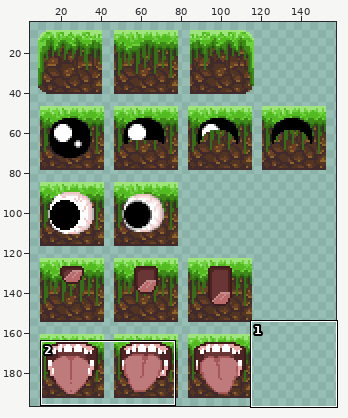
Sprite sheet, stored at Dynamite Kittens/Assets/Sprites/platform1-spritesheet.png. The first picture is a wide view before the edit; the outline marks the close-up.
Close-up. Earlier state:
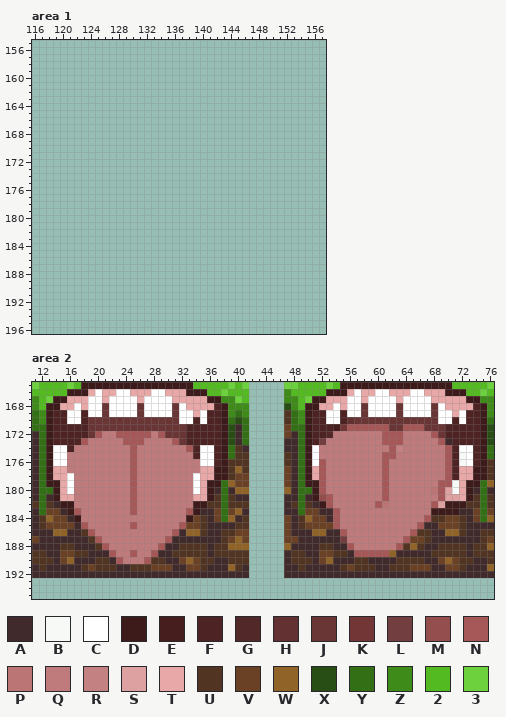
The file is 167x201 pixels. Colours within 5 levels of each other are drawn and written as one. Shown: area 1: x 116..157, y 155..196; area 2: x 11..76, y 165..195. The wide view leaves out empty margins.
Palette (. is transparent): A #402a2b  B #f6f9f5  C #ffffff  D #3d1b1b  E #461e1e  F #4d2323  G #532828  H #633131  J #6a3535  K #733636  L #733e3f  M #944e4e  N #a65757  P #bb7575  Q #bf7b7b  R #c48181  S #dea1a1  T #e8a8a8  U #513522  V #6a4125  W #906328  X #284e15  Y #337015  Z #3f8b1a  2 #53ba21  3 #6dd13d
Pixels before, area 2, first column x 11:
165 3222232DDDDDDDDDDDDDDDD22222323.....33222232DDDDDDDDDDDDDDDD222223
166 22222DDDTCTTCCTTTCCTTTDDD223222.....Z22222DDDTCTTCCTTTCCTTTDDD2232
167 Z23DDTTTCCTCCCCTCCCCTTTTTDDZZ32.....ZZ23DDTTTCCTCCCCTCCCCTTTTTDDZZ
168 Z2DDTTCTCCJCCCCJCCCCJCTTTTFDZZZ.....XZ2DDTTCTCCJCCCCJCCCCJCTTTTFDZ
169 YZDFFCCFCCJCCCCJCCCCJCCTCFFDZYZ.....UYZDFFCCFCCJCCCCJCCCCJCCTCFFDZ
170 YZDFFCCFJJJJJJJJJJJJJCCFCFFDYXY.....UYZDFFCCFHJJJJJJJJJJJJCCFCFFDY
171 YYDFFFFFJJJJJJJJJJJJJJFFFFFDXAY.....VYYDFFFEKNNNNNNJJNNNJJJFFFFFDX
172 AYDFFFFFJNQQNNNNNQNJJJFFFFFDXAY.....VAYDFFGQQQQQQQNNNQQQQNJFFFFFDX
173 AYDFFFFNQQQQQNNNQQQQNJFFFFFDXAY.....AAYDFLQQQQQQQQNNNQQQQQNAFFFFDX
174 AYDCCFQQQQQQQQNQQQQQQQNFCCFDYUA.....AAYDCQQQQQQQQQQNRQQQQQQNFCCFDY
175 AYDCCQQQQQQQQQNQQQQQQQQFCCFDYUU.....UAYDCQQQQQQQQQNNQQQQQQQNFBCFDY
176 AYDCCQQQQQQQQQNQQQQQQQQQCCFDUUU.....UAYDCNQQQQQQQQNQQQQQQQQNFBCFDU
177 AYDTTQQQQQQQQQNQQQQQQQQQTTDDUWU.....VAYDTNQQQQQQQQNQQQQQQQQNFTTDDU
178 AYDTTCQQQQQQQQNQQQQQQQQCTTDDUVV.....VAYDTNQQQQQQQQNQQQQQQQQNFTTDDU
179 AYDDTCQQQQQQQQNQQQQQQQQCTDDYWVV.....VAYDDNQQQQQQQQNQQQQQQQNNBTDDYW
180 AYYDTCQQQQQQQQNQQQQQQQQCTDAYAWW.....WAYYDNQQQQQQQQNQQQQQQPNSBTDAYA
181 AYADTTQQQQQQQQNQQQQQQQQTTDUYUAA.....AAYADMNQQQQQQQNQQQQQQQNSSTDUYU
182 UYUADDQQQQQQQQNQQQQQQQQDDUUYUUU.....AUYUADNQQQQQQNPQQQQQQNSDDDUUYU
183 AYVVADNQQQQQQQNQQQQQQQNDAAVYVWA.....AAYVVAANQQQQQQQQQQQQQDDDDAAVYV
184 AUWVVADQQQQQQQQQQQQQQQDVUAVYWAU.....VAUWVVANQQQQQQQQQQQQNUUVVUAVYW
185 AUVVVVANQQQQQQNQQQQQQNVVUAAAAUU.....VAUVVVVNQQQQQQQQQQQNAAVVVUAAAA
186 AAAWWAAUNQQQQQQQQQQQNAWWUAAUUVV.....VAAAWWAANQQQQQQQQQNUUAAWWUAAUU
187 VAAAAAAAUNQQQQQQQQQNAAAAAAAUVWV.....VVAAAAAALQQQQQQQQNVVUAAAAAAAUV
188 AAAAUUAAAUNQQQQQQQNAAUUUUAUUWWW.....WAAAAUUAANQQQQQQNUWUAAUUUUAUUW
189 UUAAVVUUAAANQQNQQNAAUUUUUAUUUUU.....AUUAAVVUUANNNNNWAAAAAUUUUUAUUU
190 UUUAVWAAAUUANQQQNUUAAVWVUUAAUUU.....AUUUAVWAAAUUAAAAUUUUAAVWVUUAAU
191 AUAAAAAUVUUUAAUUUVVVAAVVUAAAWUA.....AAUAAAAAUVUUUAAUUUVVVAAVVUAAAW
192 AAAAAAAAAAAAAAAAAAAAAAAAAAAAAAA.....AAAAAAAAAAAAAAAAAAAAAAAAAAAAAA
Now the later version:
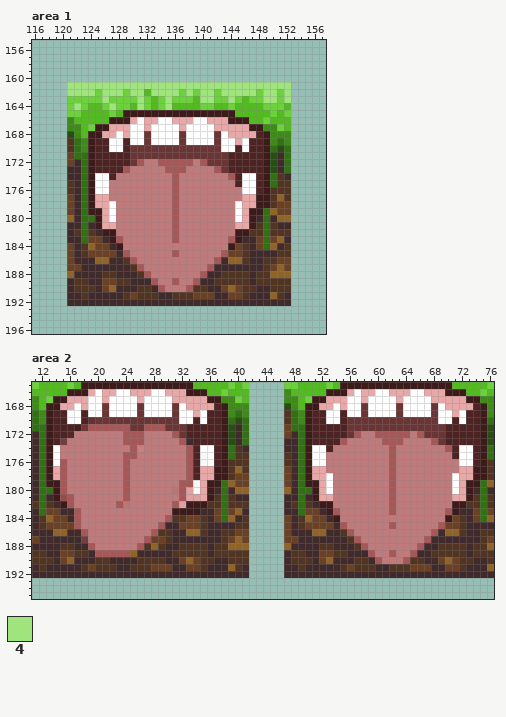
Colours new in this view: 4 #9fe47d
Diff:
Area 1:
y 161: x 121..152 ................................ -> 44444444444444444444444444444444
y 162: x 121..152 ................................ -> 44443444344244443434434444434434
y 163: x 121..152 ................................ -> 33333433334323433324433432334434
y 164: x 121..152 ................................ -> 34322343324323422223322322223332
y 165: x 121..152 ................................ -> 33222232DDDDDDDDDDDDDDDD22222323
y 166: x 121..152 ................................ -> Z22222DDDTCTTCCTTTCCTTTDDD223222
y 167: x 121..152 ................................ -> ZZ23DDTTTCCTCCCCTCCCCTTTTTDDZZ32
y 168: x 121..152 ................................ -> XZ2DDTTCTCCJCCCCJCCCCJCTTTTFDZZZ
y 169: x 121..152 ................................ -> UYZDFFCCFCCJCCCCJCCCCJCCTCFFDZYZ
y 170: x 121..152 ................................ -> UYZDFFCCFJJJJJJJJJJJJJCCFCFFDYXY
y 171: x 121..152 ................................ -> VYYDFFFFFJJJJJJJJJJJJJJFFFFFDXAY
y 172: x 121..152 ................................ -> VAYDFFFFFJNQQNNNNNQNJJJFFFFFDXAY
y 173: x 121..152 ................................ -> AAYDFFFFNQQQQQNNNQQQQNJFFFFFDXAY
y 174: x 121..152 ................................ -> AAYDCCFQQQQQQQQNQQQQQQQNFCCFDYUA
y 175: x 121..152 ................................ -> UAYDCCQQQQQQQQQNQQQQQQQQFCCFDYUU
y 176: x 121..152 ................................ -> UAYDCCQQQQQQQQQNQQQQQQQQQCCFDUUU
y 177: x 121..152 ................................ -> VAYDTTQQQQQQQQQNQQQQQQQQQTTDDUWU
y 178: x 121..152 ................................ -> VAYDTTCQQQQQQQQNQQQQQQQQCTTDDUVV
y 179: x 121..152 ................................ -> VAYDDTCQQQQQQQQNQQQQQQQQCTDDYWVV
y 180: x 121..152 ................................ -> WAYYDTCQQQQQQQQNQQQQQQQQCTDAYAWW
y 181: x 121..152 ................................ -> AAYADTTQQQQQQQQNQQQQQQQQTTDUYUAA
y 182: x 121..152 ................................ -> AUYUADDQQQQQQQQNQQQQQQQQDDUUYUUU
y 183: x 121..152 ................................ -> AAYVVADNQQQQQQQNQQQQQQQNDAAVYVWA
y 184: x 121..152 ................................ -> VAUWVVADQQQQQQQQQQQQQQQDVUAVYWAU
y 185: x 121..152 ................................ -> VAUVVVVANQQQQQQNQQQQQQNVVUAAAAUU
y 186: x 121..152 ................................ -> VAAAWWAAUNQQQQQQQQQQQNAWWUAAUUVV
y 187: x 121..152 ................................ -> VVAAAAAAAUNQQQQQQQQQNAAAAAAAUVWV
y 188: x 121..152 ................................ -> WAAAAUUAAAUNQQQQQQQNAAUUUUAUUWWW
y 189: x 121..152 ................................ -> AUUAAVVUUAAANQQNQQNAAUUUUUAUUUUU
y 190: x 121..152 ................................ -> AUUUAVWAAAUUANQQQNUUAAVWVUUAAUUU
y 191: x 121..152 ................................ -> AAUAAAAAUVUUUAAUUUVVVAAVVUAAAWUA
y 192: x 121..152 ................................ -> AAAAAAAAAAAAAAAAAAAAAAAAAAAAAAAA
Area 2:
y 170: x 19 J -> H; x 56 H -> J
y 171: x 17..24 FFJJJJJJ -> EKNNNNNN; x 27..29 JJJ -> NNN; x 54..61 EKNNNNNN -> FFJJJJJJ; x 64..66 NNN -> JJJ
y 172: x 16..20 FFFJN -> GQQQQ; x 23 N -> Q; x 27 N -> Q; x 29..31 NJJ -> QQN; x 53..57 GQQQQ -> FFFJN; x 60 Q -> N; x 64 Q -> N; x 66..68 QQN -> NJJ
y 173: x 15..18 FFFN -> LQQQ; x 31..33 NJF -> QNA; x 52..55 LQQQ -> FFFN; x 68..70 QNA -> NJF
y 174: x 15..16 CF -> QQ; x 26 Q -> R; x 52..53 QQ -> CF; x 63 R -> Q
y 175: x 15 C -> Q; x 24 Q -> N; x 33 Q -> N; x 35 C -> B; x 52 Q -> C; x 61 N -> Q; x 70 N -> Q; x 72 B -> C
y 176: x 15 C -> N; x 24..25 QN -> NQ; x 33..35 QQC -> NFB; x 52 N -> C; x 61..62 NQ -> QN; x 70..72 NFB -> QQC
y 177: x 15 T -> N; x 24..25 QN -> NQ; x 33..34 QQ -> NF; x 52 N -> T; x 61..62 NQ -> QN; x 70..71 NF -> QQ
y 178: x 15..16 TC -> NQ; x 24..25 QN -> NQ; x 33..34 QC -> NF; x 52..53 NQ -> TC; x 61..62 NQ -> QN; x 70..71 NF -> QC
y 179: x 15..16 TC -> NQ; x 24..25 QN -> NQ; x 32..34 QQC -> NNB; x 52..53 NQ -> TC; x 61..62 NQ -> QN; x 69..71 NNB -> QQC
y 180: x 15..16 TC -> NQ; x 24..25 QN -> NQ; x 31..34 QQQC -> PNSB; x 52..53 NQ -> TC; x 61..62 NQ -> QN; x 68..71 PNSB -> QQQC
y 181: x 15..16 TT -> MN; x 24..25 QN -> NQ; x 32..34 QQT -> NSS; x 52..53 MN -> TT; x 61..62 NQ -> QN; x 69..71 NSS -> QQT
y 182: x 16 D -> N; x 23..25 QQN -> NPQ; x 31..33 QQQ -> NSD; x 53 N -> D; x 60..62 NPQ -> QQN; x 68..70 NSD -> QQQ
y 183: x 16 D -> A; x 25 N -> Q; x 31..33 QQN -> DDD; x 53 A -> D; x 62 Q -> N; x 68..70 DDD -> QQN
y 184: x 17 D -> N; x 30..33 QQQD -> NUUV; x 54 N -> D; x 67..70 NUUV -> QQQD
y 185: x 17..18 AN -> NQ; x 25 N -> Q; x 29..32 QQQN -> NAAV; x 54..55 NQ -> AN; x 62 Q -> N; x 66..69 NAAV -> QQQN
y 186: x 18..19 UN -> NQ; x 28..31 QQQN -> NUUA; x 55..56 NQ -> UN; x 65..68 NUUA -> QQQN
y 187: x 18..20 AUN -> LQQ; x 27..30 QQQN -> NVVU; x 55..57 LQQ -> AUN; x 64..67 NVVU -> QQQN
y 188: x 19..21 AUN -> NQQ; x 26..29 QQQN -> NUWU; x 56..58 NQQ -> AUN; x 63..66 NUWU -> QQQN
y 189: x 20..21 AA -> NN; x 23..28 QQNQQN -> NNWAAA; x 57..58 NN -> AA; x 60..65 NNWAAA -> QQNQQN
y 190: x 23..27 NQQQN -> AAAUU; x 60..64 AAAUU -> NQQQN
Changed places in both close-ups, as pixel boxes (x1, y1, x2, y2):
added: (67, 82, 291, 306)
changed: (60, 417, 207, 564)
changed: (319, 417, 466, 564)
